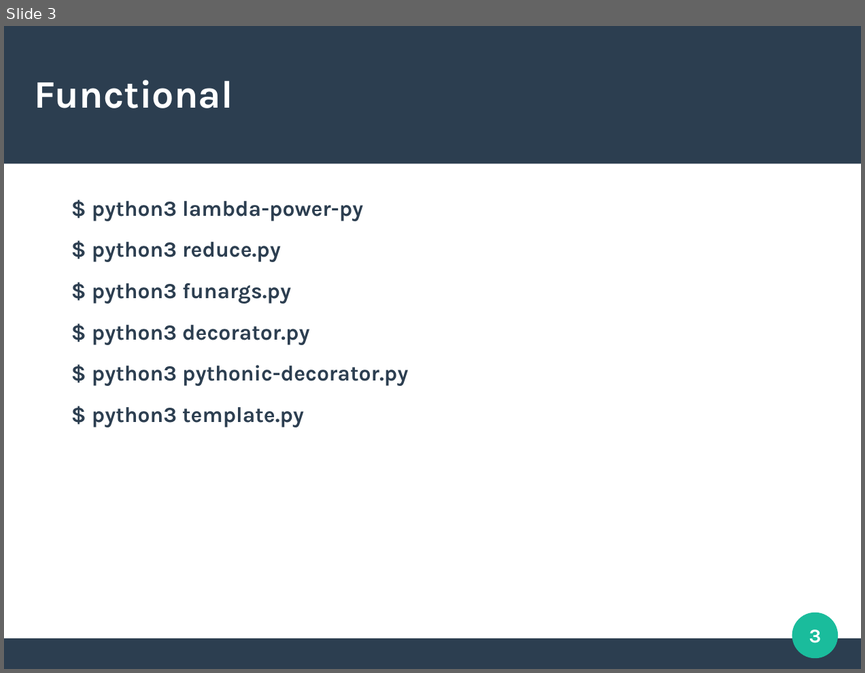
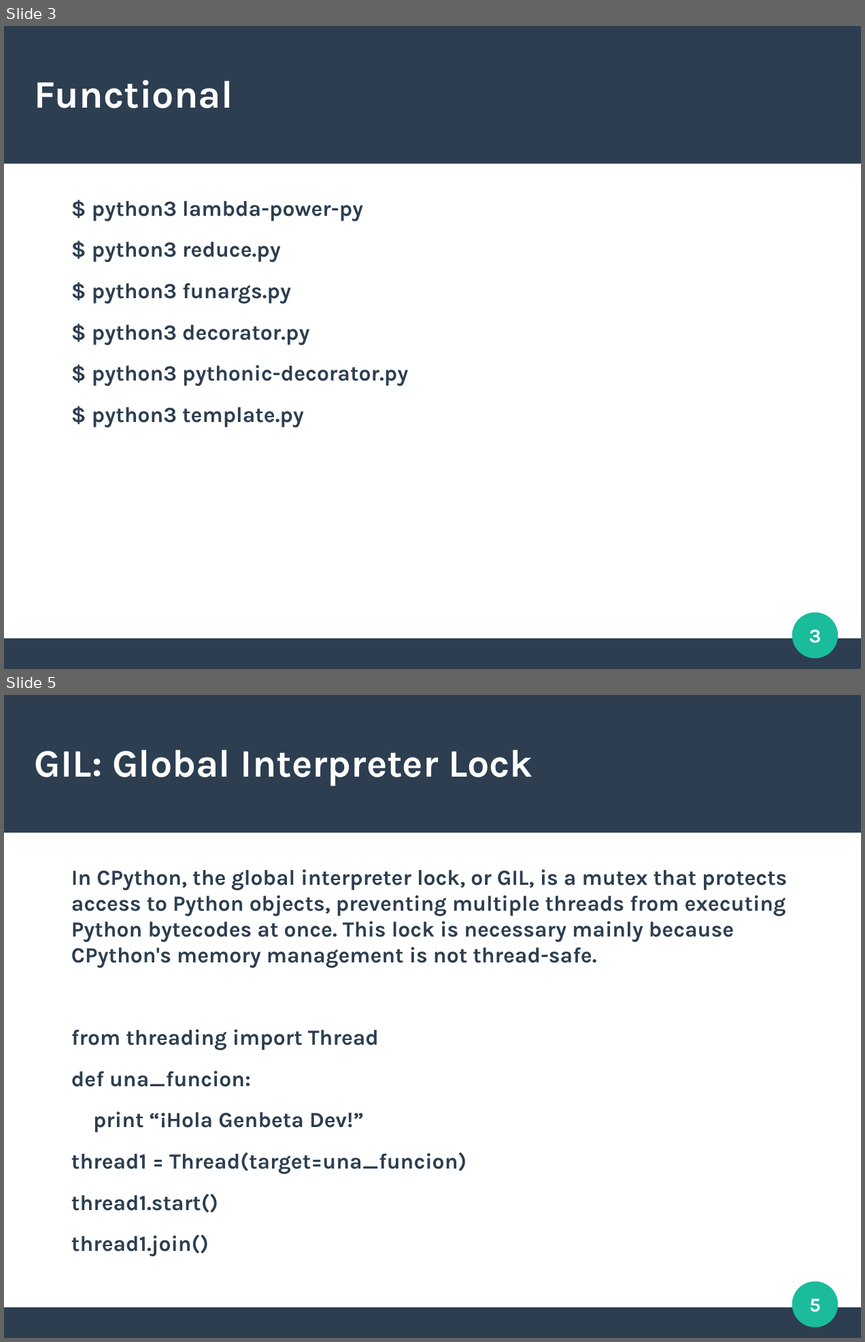
Before and after one commit to davidam/python-examples, a slide deck: slides/good-practiques-python.odp. Shown one above the other, each under a label of ours: slide 3 before the commit, slides 3 and 5 after it; the slides between them are not shown. The pictures are 865x673 and 865x1342 pixels, drawn with LibreOffice and Linux fonts; fonts in the diff are those of the drawing. Boxes give left, top, right and bottom in pixels: in the first picture for what was removed or moved away, otherwise in the second. Text is boxed around its words. In the diff, an @@ line names an element or a change of style, - is before the commit and + after.

Commit message:
good-practiques-python.odp: add gil

```diff
--- a/slides/good-practiques-python.odp
+++ b/slides/good-practiques-python.odp
@@ slide 5 added at (x1=4, y1=695, x2=861, y2=1338), background #FFFFFF; not listed: 3 template elements that a slide beside it also shows @@
@@ title added at (x1=35, y1=749, x2=533, y2=786), 36 pt, text #FFFFFF, bold @@
+GIL: Global Interpreter Lock
@@ text added at (x1=71, y1=869, x2=787, y2=1256), 20 pt, text #2C3E50, bold @@
+In CPython, the global interpreter lock, or GIL, is a mutex that protects access to Python objects, preventing multiple threads from executing Python bytecodes at once. This lock is necessary mainly because CPython's memory management is not thread-safe.
+from threading import Thread
+def una_funcion:
+print “¡Hola Genbeta Dev!”
+thread1 = Thread(target=una_funcion)
+thread1.start()
+thread1.join()
@@ page number added at (x1=809, y1=1298, x2=821, y2=1312), 18 pt, text #FFFFFF, bold @@
+5
```
Also in this commit, not shown: 1 slide changed.
